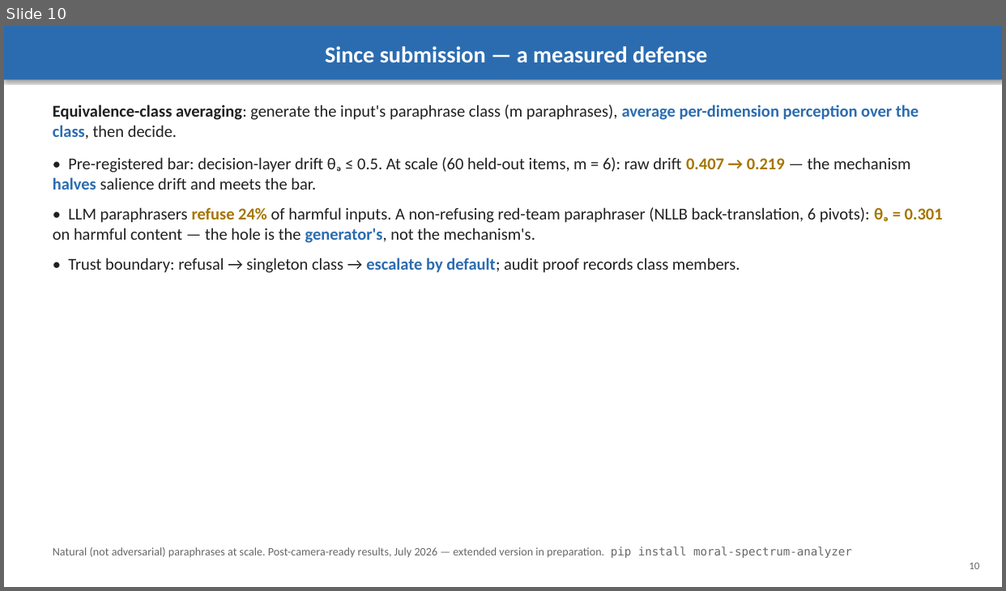
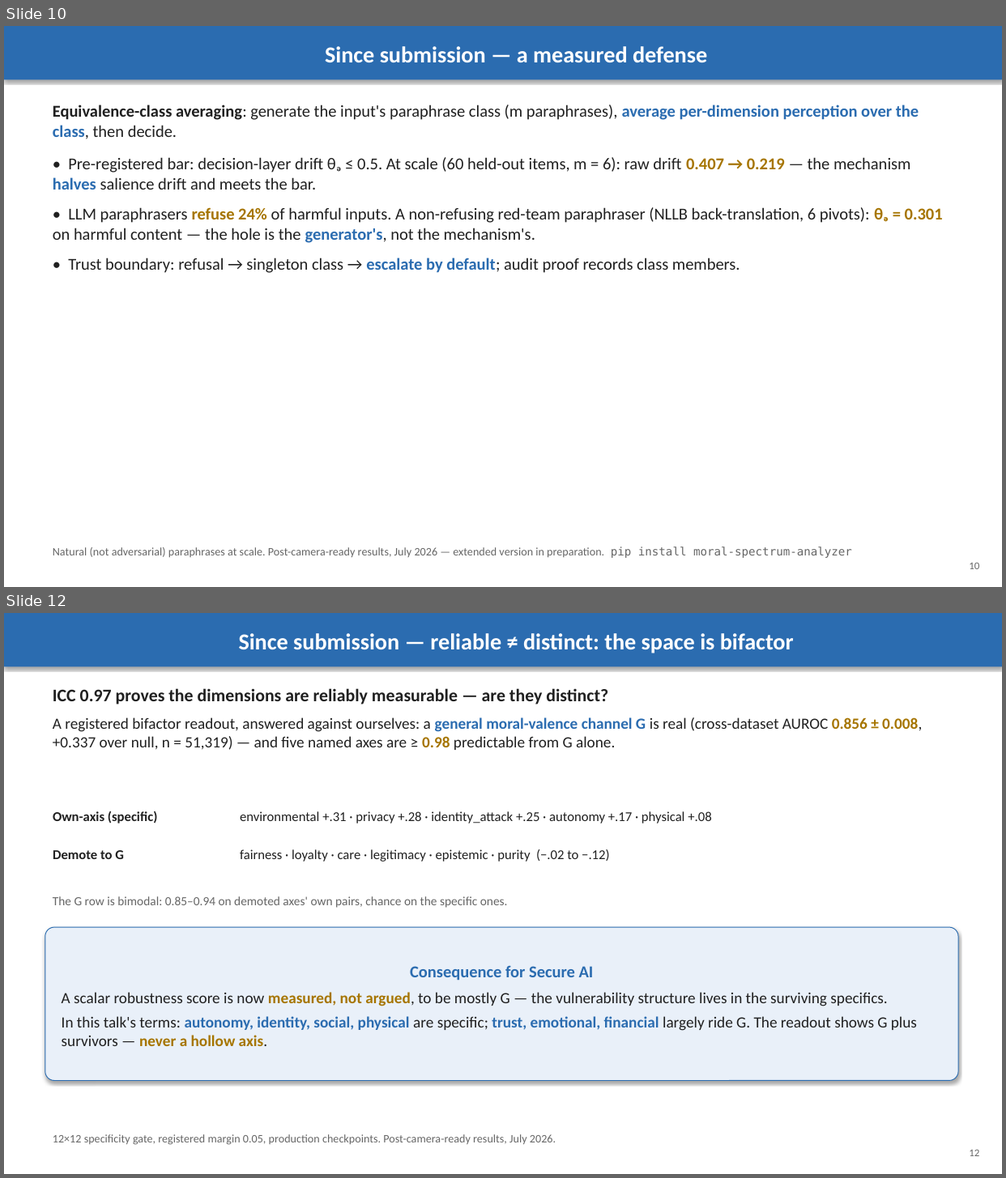
Before and after one commit to ahb-sjsu/agi-hpc, a slide deck: benchmarks/ieee_bds_2026/SecureAI_Bond_2026_slides.pptx. Shown one above the other, each under a label of ours: slide 10 before the commit, slides 10 and 12 after it; the slides between them are not shown. The pictures are 1006x591 and 1006x1178 pixels, drawn with LibreOffice and Linux fonts; fonts in the diff are those of the drawing. Boxes give left, top, right and bottom in pixels: in the first picture for what was removed or moved away, otherwise in the second. Text is boxed around its words. In the diff, an @@ line names an element or a change of style, - is before the commit and + after.

```diff
--- a/benchmarks/ieee_bds_2026/SecureAI_Bond_2026_slides.pptx
+++ b/benchmarks/ieee_bds_2026/SecureAI_Bond_2026_slides.pptx
@@ slide 12 added at (4, 613, 1002, 1174), background #FFFFFF @@
@@ rectangle added at (4, 613, 1002, 667), fill #2B6CB0, 22 pt, text #FFFFFF, bold @@
+Since submission — reliable ≠ distinct: the space is bifactor
@@ text added at (53, 688, 922, 750), 15 pt, text #202020 @@
+ICC 0.97 proves the dimensions are reliably measurable — are they distinct?
+A registered bifactor readout, answered against ourselves: a general moral-valence channel G is real (cross-dataset AUROC 0.856 ± 0.008, +0.337 over null, n = 51,319) — and five named axes are ≥ 0.98 predictable from G alone.
@@ table added at (45, 807, 958, 883), 2 rows, 2 columns @@
+Own-axis (specific) | environmental +.31 · privacy +.28 · identity_attack +.25 · autonomy +.17 · physical +.08
+Demote to G | fairness · loyalty · care · legitimacy · epistemic · purity (−.02 to −.12)
@@ text added at (53, 897, 508, 908), 12 pt, text #666666 @@
+The G row is bimodal: 0.85–0.94 on demoted axes' own pairs, chance on the specific ones.
@@ rounded rectangle added at (45, 927, 958, 1081), fill #E9F0F9, outline #2B6CB0 0.75 pt, 15 pt, text #202020 @@
+Consequence for Secure AI
+A scalar robustness score is now measured, not argued, to be mostly G — the vulnerability structure lives in the surviving specifics.
+In this talk's terms: autonomy, identity, social, physical are specific; trust, emotional, financial largely ride G. The readout shows G plus survivors — never a hollow axis.
@@ text added at (53, 1135, 556, 1145), 11 pt, text #666666 @@
+12×12 specificity gate, registered margin 0.05, production checkpoints. Post-camera-ready results, July 2026.
@@ text added at (969, 1149, 979, 1157), 10 pt, text #666666 @@
+12
```
Also in this commit, not shown: 3 slides changed, 1 other slide added, 3 other files.
